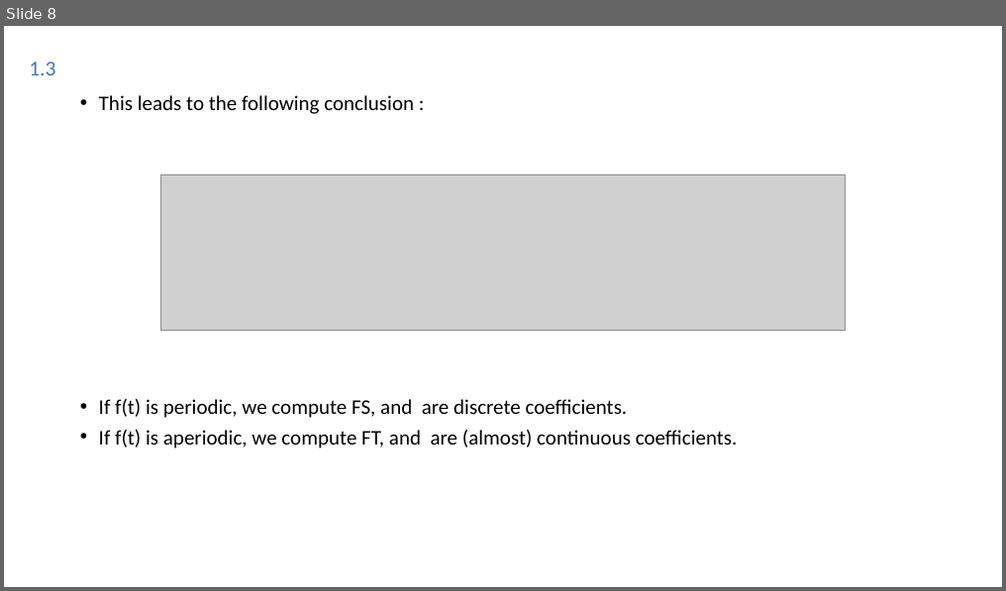
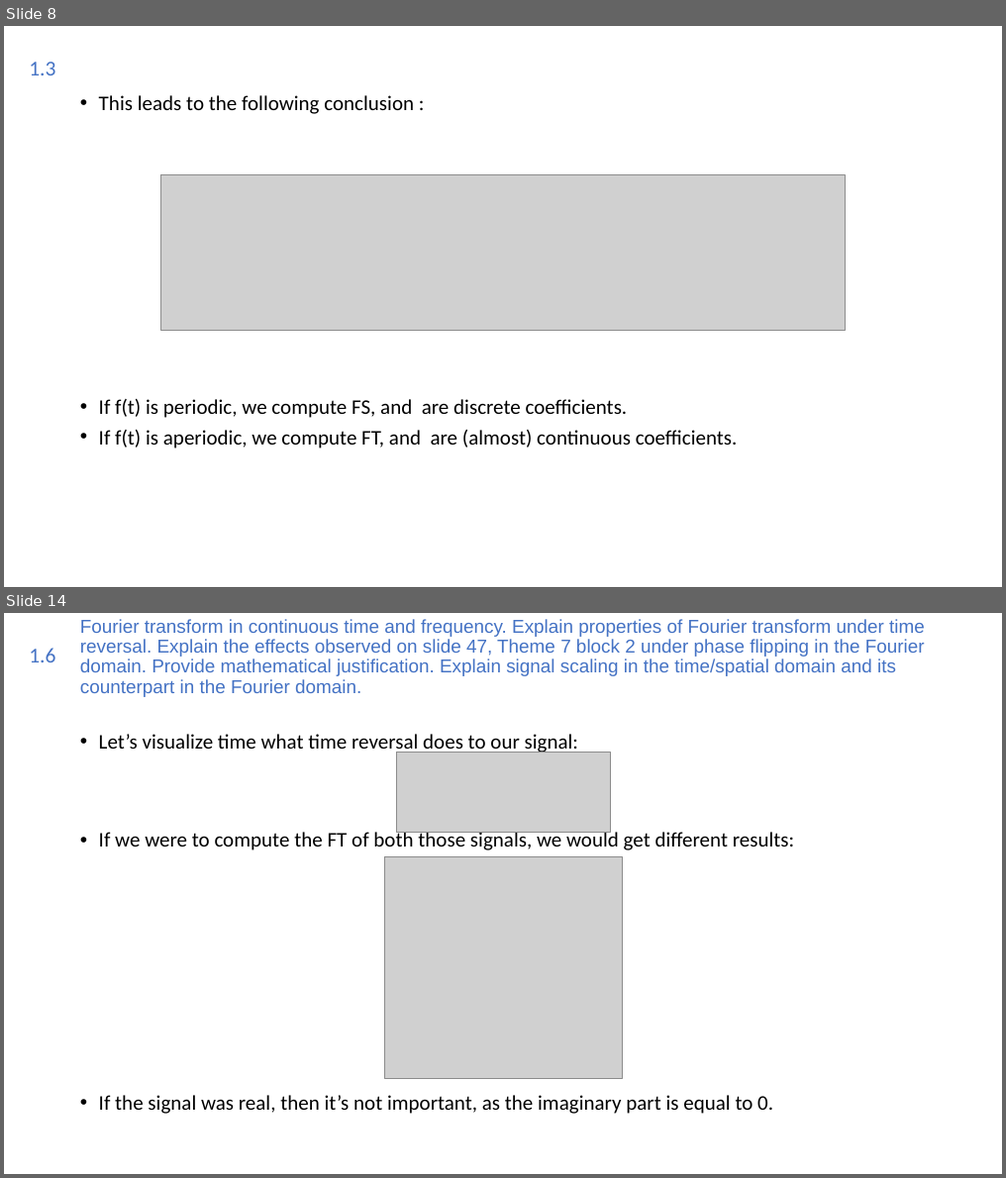
Before and after one commit to Joao-Quinta/Uni3eme_2, a slide deck: imagerieNumerique/Imagerie numérique.odp. Shown one above the other, each under a label of ours: slide 8 before the commit, slides 8 and 14 after it; the slides between them are not shown. The pictures are 1006x591 and 1006x1178 pixels, drawn with LibreOffice and Linux fonts; fonts in the diff are those of the drawing; grey boxes stand for pictures. Boxes give left, top, right and bottom in pixels: in the first picture for what was removed or moved away, otherwise in the second. Text is boxed around its words. In the diff, an @@ line names an element or a change of style, - is before the commit and + after.

```diff
--- a/imagerieNumerique/Imagerie numérique.odp
+++ b/imagerieNumerique/Imagerie numérique.odp
@@ slide 14 added at box(4, 613, 1002, 1174), background #FFFFFF @@
@@ title added at box(80, 619, 925, 697), 18 pt, text #4472C4 @@
+Fourier transform in continuous time and frequency. Explain properties of Fourier transform under time reversal. Explain the effects observed on slide 47, Theme 7 block 2 under phase flipping in the Fourier domain. Provide mathematical justification. Explain signal scaling in the time/spatial domain and its counterpart in the Fourier domain.
@@ text added at box(29, 648, 55, 663), 20.4 pt, text #4472C4 @@
+1.6
@@ text added at box(99, 734, 794, 1114), 20 pt, text #000000 @@
+• Let’s visualize time what time reversal does to our signal:
+• If we were to compute the FT of both those signals, we would get different results:
+• If the signal was real, then it’s not important, as the imaginary part is equal to 0.
@@ picture added at box(396, 752, 611, 833) @@
@@ picture added at box(384, 858, 623, 1078) @@
```
Also in this commit, not shown: 3 slides changed, 3 other slides added, 3 other files.
